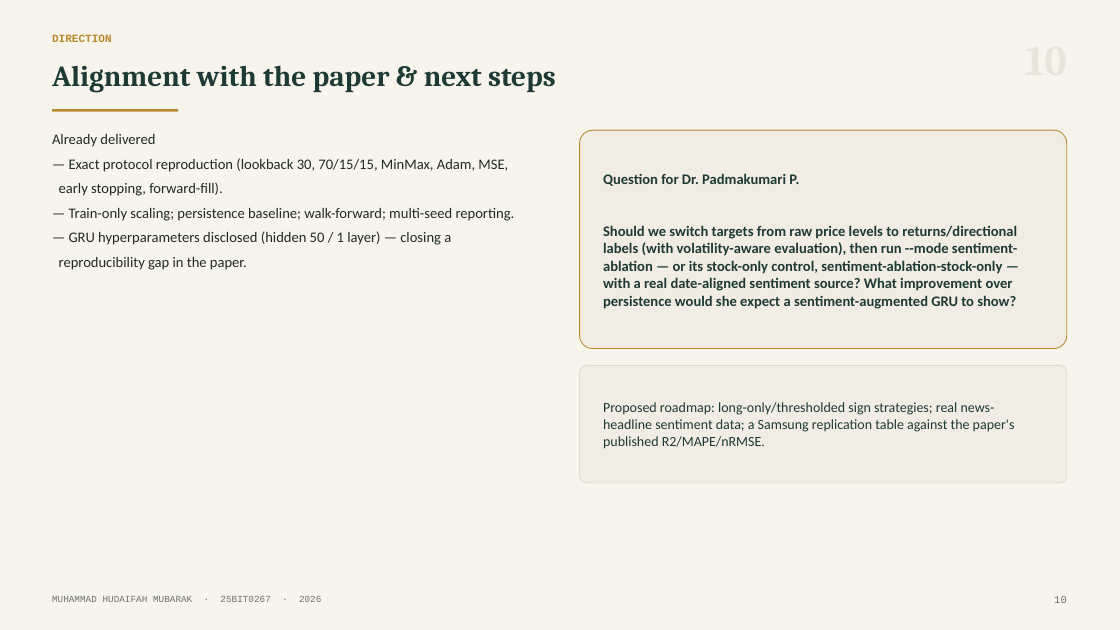
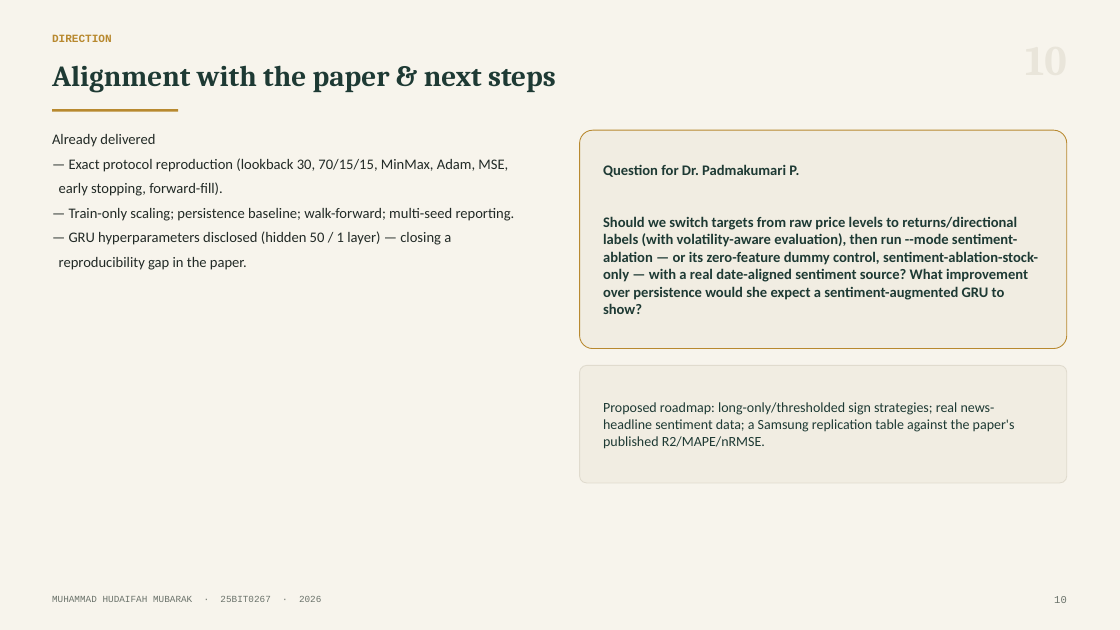
Before and after one commit to hudaifahwins/improving-gru-sentiment-stock-forecasting-padmakumari-maam, a slide deck: slide 11 of PROJECT_PRESENTATION.pptx. Drawn at 1120x630 pixels with LibreOffice and Linux fonts; fonts in the diff are those of the drawing. Boxes give left, top, right and bottom in pixels: in the first picture for what was removed or moved away, otherwise in the second. Text is boxed around its words. In the diff, an @@ line names an element or a change of style, - is before the commit and + after.

Commit message:
docs: finalize zero-feature dummy control phrasing in report and deck

```diff
--- a/PROJECT_PRESENTATION.pptx
+++ b/PROJECT_PRESENTATION.pptx
@@ text at (x1=603, y1=216, x2=1038, y2=314): text changed @@
-Should we switch targets from raw price levels to returns/directional labels (with volatility-aware evaluation), then run --mode sentiment-ablation — or its stock-only control, sentiment-ablation-stock-only — with a real date-aligned sentiment source? What improvement over persistence would she expect a sentiment-augmented GRU to show?
+Should we switch targets from raw price levels to returns/directional labels (with volatility-aware evaluation), then run --mode sentiment-ablation — or its zero-feature dummy control, sentiment-ablation-stock-only — with a real date-aligned sentiment source? What improvement over persistence would she expect a sentiment-augmented GRU to show?
```
Also in this commit, not shown: 1 other file.
